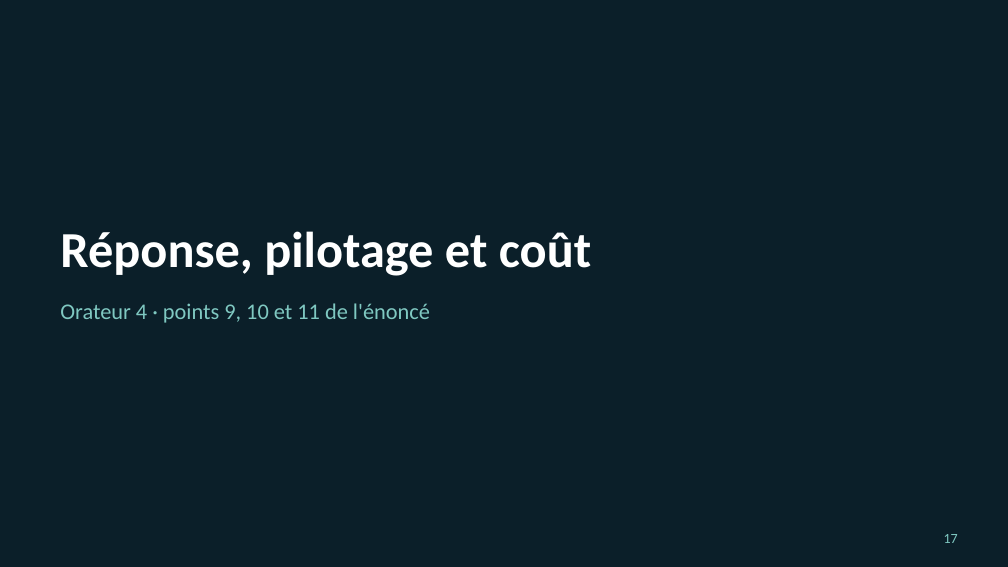
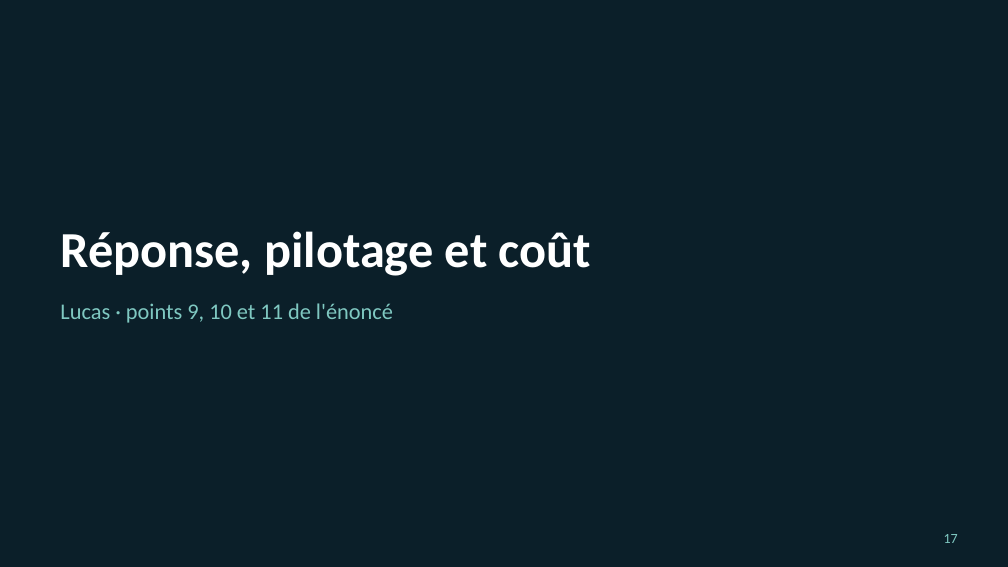
Before and after one commit to Jacob-dot-bit/soc-azur-bank-elastic, a slide deck: slide 17 of 05 - Soutenance (slides, dashboard, coût)/Soutenance_Azur_Bank_Elastic.pptx. Drawn at 1008x567 pixels with LibreOffice and Linux fonts; fonts in the diff are those of the drawing. Boxes give left, top, right and bottom in pixels: in the first picture for what was removed or moved away, otherwise in the second. Text is boxed around its words. In the diff, an @@ line names an element or a change of style, - is before the commit and + after.

Commit message:
Soutenance : prénoms des orateurs (Jakub, Sarah, Evan, Lucas)

```diff
--- a/05 - Soutenance (slides, dashboard, coût)/Soutenance_Azur_Bank_Elastic.pptx
+++ b/05 - Soutenance (slides, dashboard, coût)/Soutenance_Azur_Bank_Elastic.pptx
@@ text at bbox=[60, 303, 393, 323]: text changed @@
-Orateur 4 · points 9, 10 et 11 de l'énoncé
+Lucas · points 9, 10 et 11 de l'énoncé
```
Also in this commit, not shown: 3 other slides changed, 1 other file.
